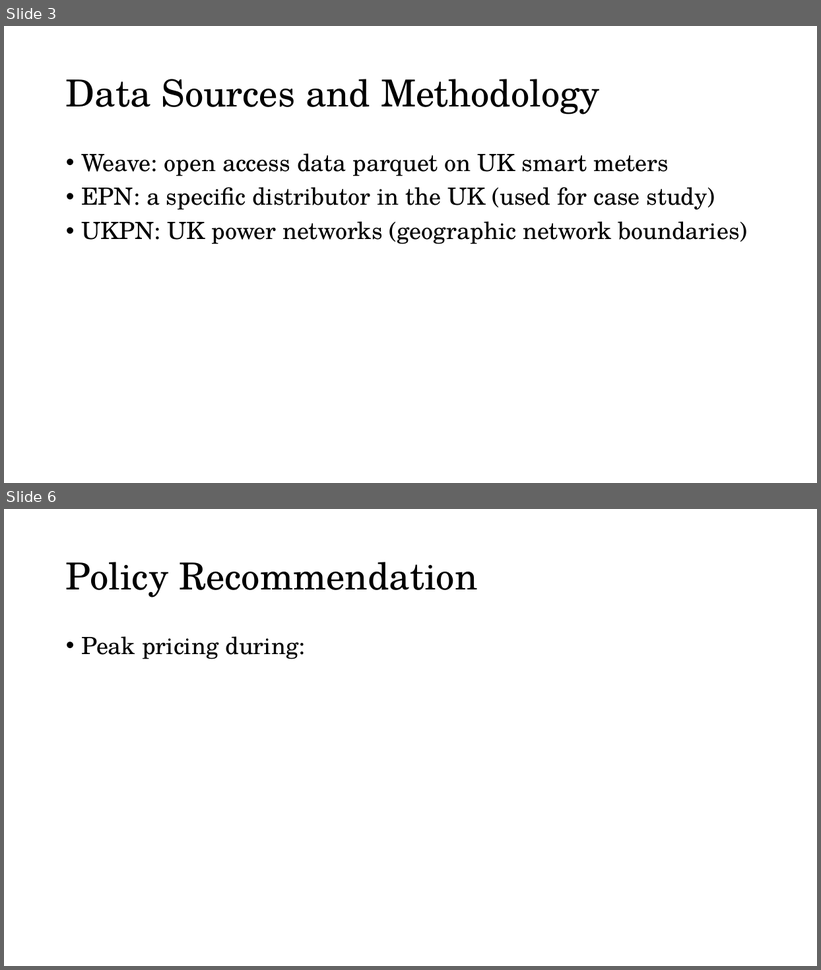
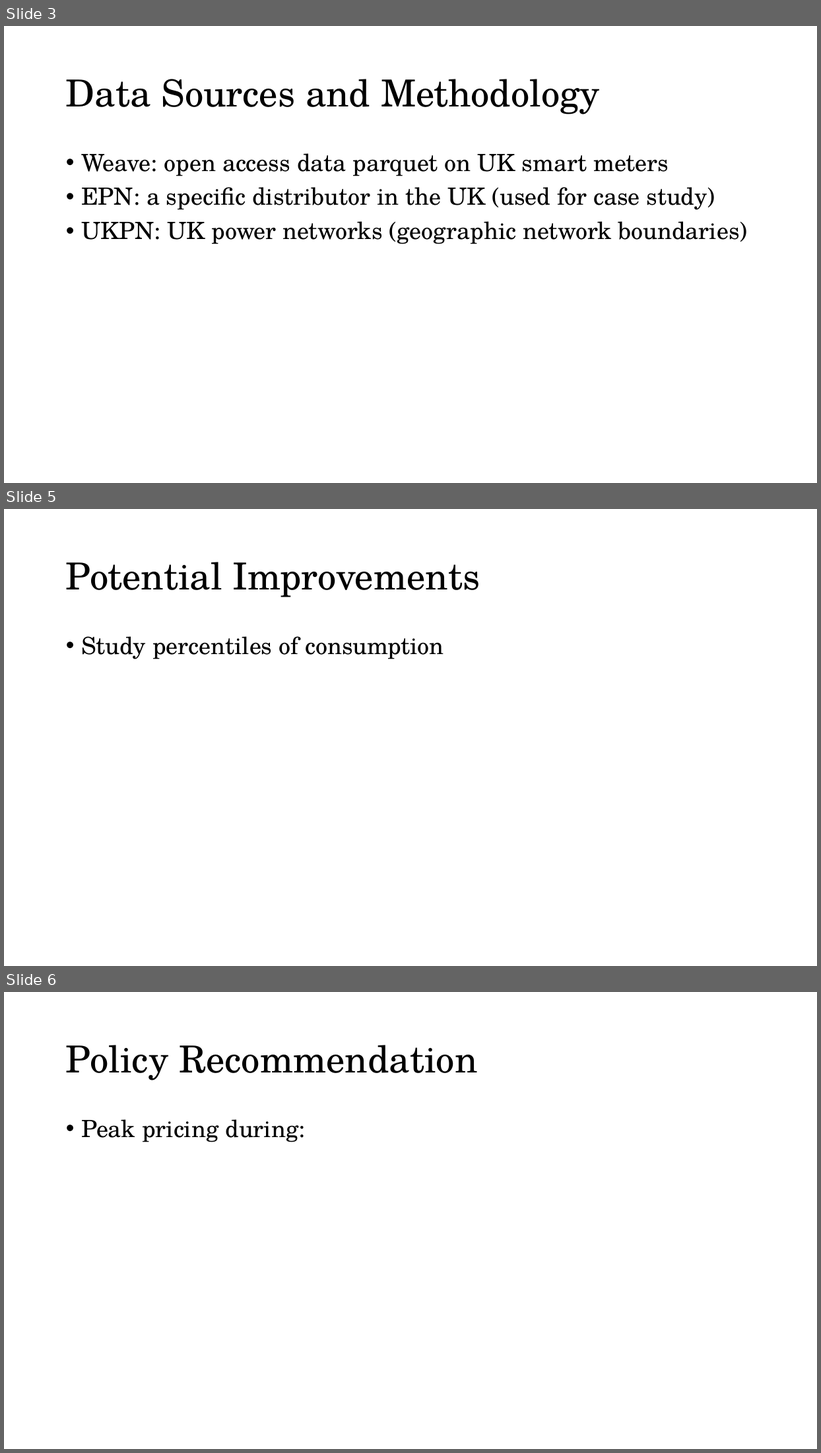
Before and after one commit to amjamz/30538-finalproject-smartmeters, a slide deck: Presentation.pptx. Shown one above the other, each under a label of ours: slides 3 and 6 before the commit, slides 3, 5 and 6 after it; the slides between them are not shown. The pictures are 821x970 and 821x1453 pixels, drawn with LibreOffice and Linux fonts; fonts in the diff are those of the drawing. Boxes give left, top, right and bottom in pixels: in the first picture for what was removed or moved away, otherwise in the second. Text is boxed around its words. In the diff, an @@ line names an element or a change of style, - is before the commit and + after.

```diff
--- a/Presentation.pptx
+++ b/Presentation.pptx
@@ slide 5 added at <box>4,509,817,966</box>, background #FFFFFF @@
@@ title added at <box>66,562,480,597</box>, 44 pt, text #000000 @@
+Potential Improvements
@@ text added at <box>81,636,444,659</box>, 28 pt, text #000000 @@
+• Study percentiles of consumption
```
Also in this commit, not shown: 1 slide changed, 1 slide removed, 2 other files.
